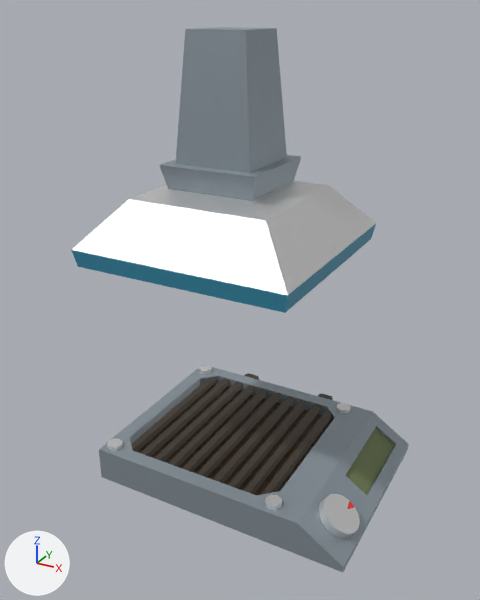
The FBX model Assets/_/_ART/_3D/3DModels/3D_workstation_Grill.fbx: old version first, new version second.
Before and after are seen from a 50 mm lens placed at (-1.8, -2.97, 4.35), pointed at (-4.51, 1.96, 1.89). The lights are fixed; the arrows at lower left show +X, +Y and +Z. Where no turn or scale is listed for an object, it has been applied to the vertices.

Script lines for the objects in view, before the commit:
```python
me_cube_062 = bpy.data.meshes.new('Cube.062')
me_cube_062.from_pydata(...)  # 33 vertices, 19 faces; spans x 2.162..2.544, y -0.787..-0.41, z -2.452..-2.141
# faces by material slot: [18, 1]
me_cube_062.materials.append(mat_material_002)  # white #ececec
me_cube_062.materials.append(mat_material_004)  # red #f32c2c
me_cube_063 = bpy.data.meshes.new('Cube.063')
me_cube_063.from_pydata(...)  # 270 vertices, 201 faces; spans x -0.03..2.56, y -1.02..1.25, z -2.51..1.63
# faces by material slot: [49, 4, 46, 1, 100, 1]
me_cube_063.materials.append(mat_material_002)  # white #ececec
me_cube_063.materials.append(mat_material_010)  # cyan #368caa
me_cube_063.materials.append(mat_material_003)  # grey #9ba7af
me_cube_063.materials.append(mat_material_001)  # dark green #6c794f
me_cube_063.materials.append(mat_material)  # brown #534a41
me_cube_063.materials.append(mat_material_007)  # brown #635040
# before: 34 (1.82, 0.67, -2.31), 35 (1.67, 0.82, -2.31), 36 (1.67, -0.82, -2.31), 37 (1.82, -0.67, -2.31), 38 (0.14, -0.67, -2.31)
# before: 39 (0.3, -0.82, -2.31), 40 (0.3, 0.82, -2.31), 41 (0.14, 0.67, -2.31)
ob_3d_workstation_grill_buton = bpy.data.objects.new('3D_workstation_Grill_Buton', me_cube_062)
ob_3d_workstation_grill_buton.location = (-5.61, 2.05, 2.57)
ob_3d_workstation_grill_plate = bpy.data.objects.new('3D_workstation_Grill_plate', me_cube_063)
ob_3d_workstation_grill_plate.location = (-5.61, 2.05, 2.57)
```
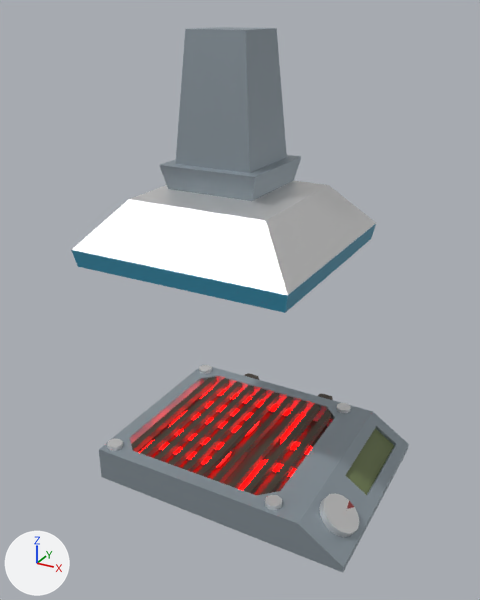
The newer file is also rescaled (x1.028), turned or shifted as a whole; pictures and numbers use the older file's frame.

What differs and where, as boxes [x1, y1, x2, y2] in the pictures (480 x 600 px; the box of a moved part takes in the faces that stretch with it):
```json
{"part": 1, "of": "me_cube_063", "change": "added", "after": [139, 388, 313, 490], "on screen": "red"}
{"part": 2, "of": "me_cube_063", "change": "moved or reshaped", "before": [130, 376, 335, 444], "after": [130, 376, 335, 444]}
{"part": 3, "of": "me_cube_063", "change": "recoloured", "before": [138, 386, 331, 496], "after": [138, 395, 328, 496]}
```

The change, as JSON lines over the scene's bpy script:
```json
{"op": "add", "block": "mat_mat_workstation_emission", "code": ["mat_mat_workstation_emission = principled_material('MAT_Workstation_emission')", "mat_mat_workstation_emission.base_color = (0.171, 0.0676, 0.0676)  # brown #734a4a", "mat_mat_workstation_emission.emission_color = (1.0, 0.0, 0.0)  # red #ff0000", "mat_mat_workstation_emission.emission_strength = 7.0"]}
{"block": "me_cube_063", "where": "# used by ob_3d_workstation_grill_plate; location = (-5.61, 2.05, 2.57)"}
{"block": "me_cube_063", "where": "# verts and faces of me_cube_063; kept vertices keep their numbers, new ones are numbered from 270"}
{"op": "remove", "block": "me_cube_063", "code": "me_cube_063.from_pydata(...)  # 270 vertices, 201 faces; spans x -0.03..2.56, y -1.02..1.25, z -2.51..1.63"}
{"op": "add", "block": "me_cube_063", "code": "me_cube_063.from_pydata(...)  # 538 vertices, 388 faces; spans x -0.03..2.56, y -1.02..1.25, z -2.51..1.63"}
{"block": "me_cube_063", "change": "me_cube_063 part 1: a new loose piece of 268 vertices spanning x 0.27..1.8, y -0.78..0.76, z -2.36..-2.29, in mat_mat_workstation_emission (brown #734a4a)"}
{"block": "me_cube_063", "change": "me_cube_063 part 2"}
{"op": "add", "block": "me_cube_063", "code": "for i in [*range(34, 42)]: verts[i] += (0.0, 0.0, -0.1)"}
{"block": "me_cube_063", "change": "me_cube_063 part 3: 1 face spanning x 0.14..1.82, y -0.82..0.82, z -2.41 switches from mat_material_007 (brown #635040) to mat_material (brown #534a41)"}
{"op": "remove", "block": "me_cube_063", "code": "me_cube_063.materials.append(mat_material_007)  # brown #635040"}
{"op": "add", "block": "me_cube_063", "code": "me_cube_063.materials.append(mat_mat_workstation_emission)  # brown #734a4a"}
```
